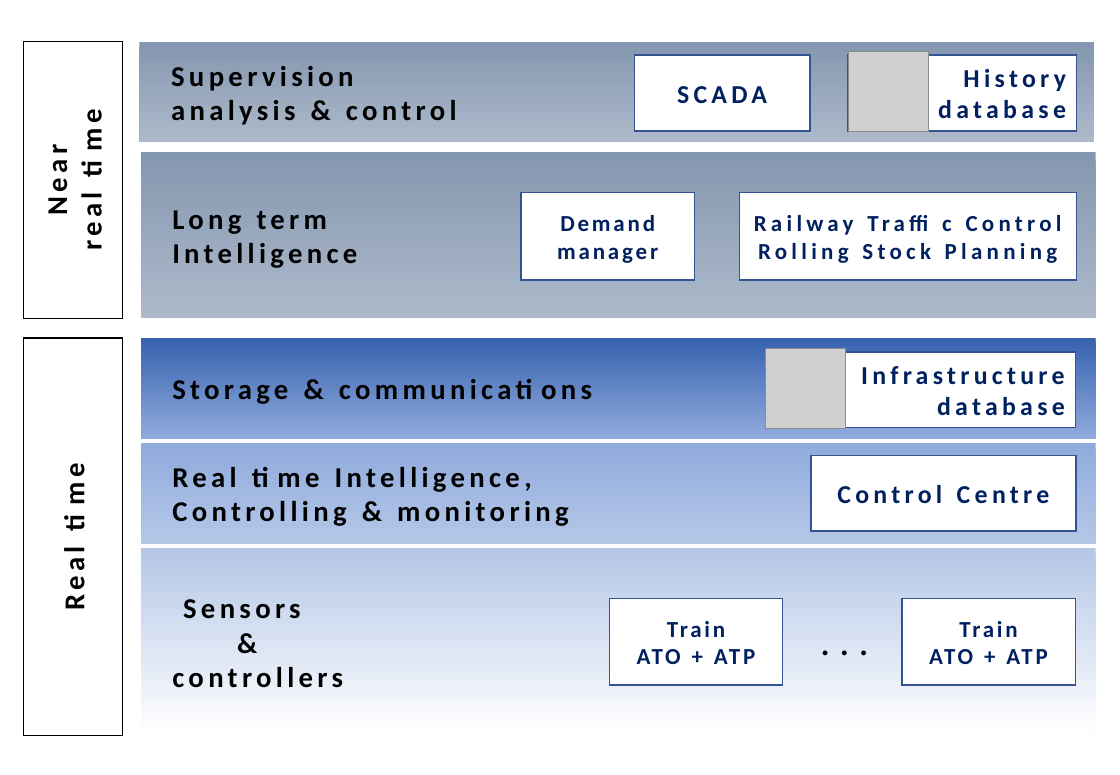
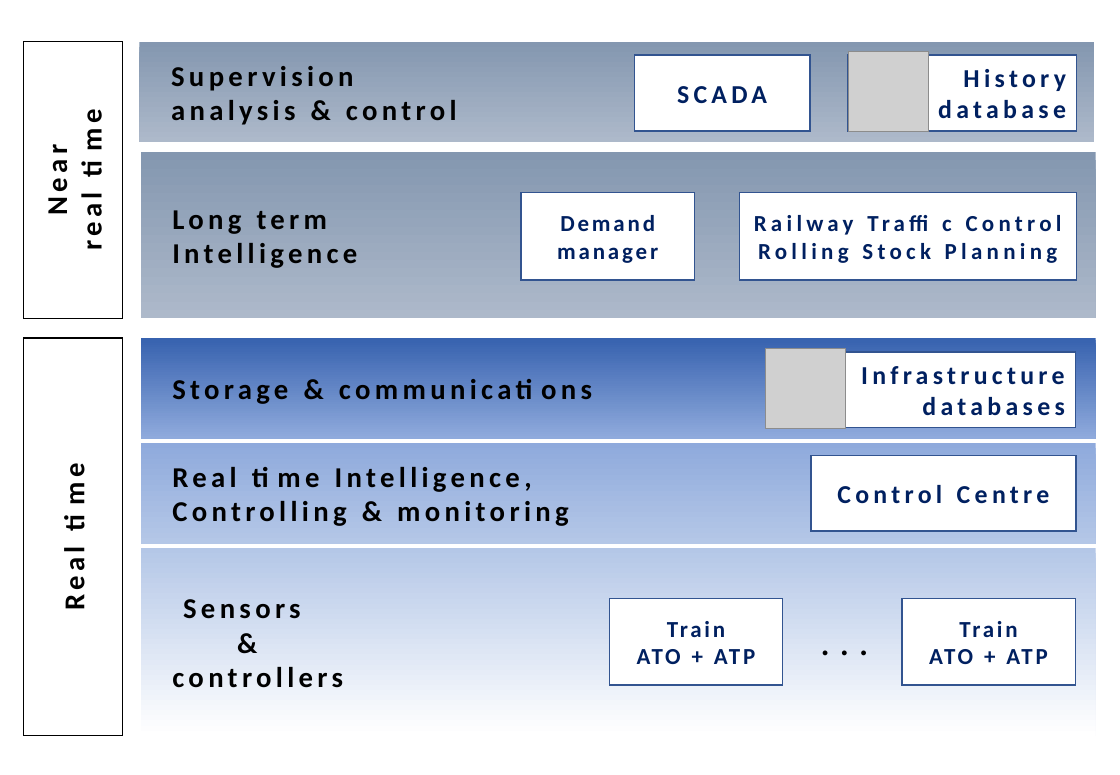
Before and after one commit to trencat/Trencat, a slide deck: slide 20 of doc/source/figures/figures.pptx. Drawn at 1120x775 pixels with LibreOffice and Linux fonts; fonts in the diff are those of the drawing; grey boxes stand for pictures. Boxes give left, top, right and bottom in pixels: in the first picture for what was removed or moved away, otherwise in the second. Text is boxed around its words. In the diff, an @@ line names an element or a change of style, - is before the commit and + after.

```diff
--- a/doc/source/figures/figures.pptx
+++ b/doc/source/figures/figures.pptx
@@ text in rectangle at bbox=[922, 397, 1064, 416]: text changed @@
-database
+databases
```
Also in this commit, not shown: 1 other slide changed, 4 slides added, 11 other files.
